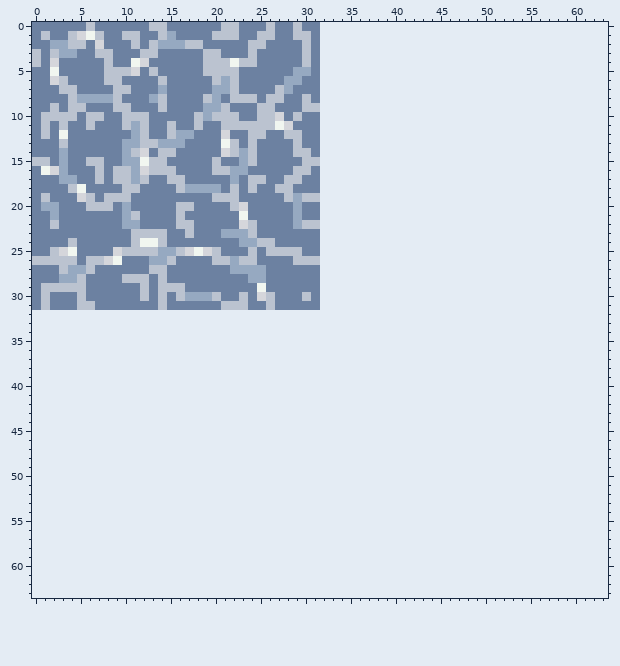
A pixel-art sprite gets an edit: assets/sprites/terrain/ocean.png. Above, as it was before the edit.
The file is 32x32 pixels. Colours within 5 levels of each other are drawn and written as one. The old version is drawn lined up with the new one, on the new canvas.
After:
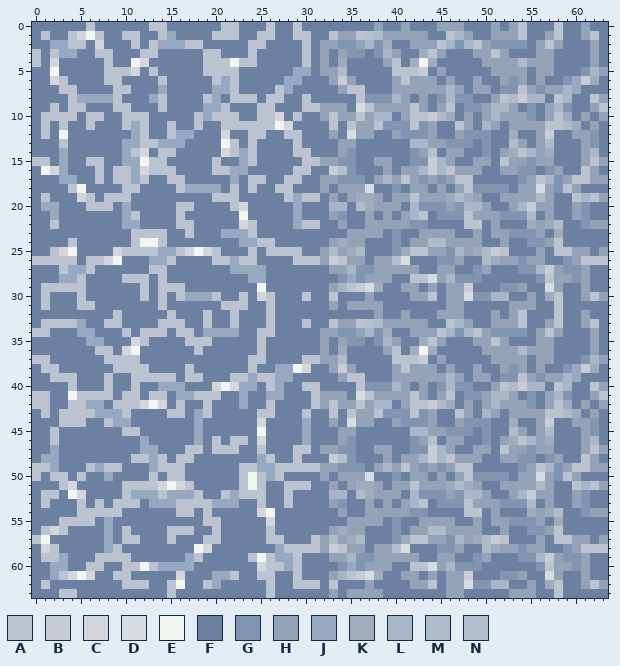
Palette (. is transparent): A #bbc3d0  B #c8ccd6  C #d5d6db  D #d6dce0  E #f1f6f0  F #6c81a1  G #8195b1  H #94a2b8  J #96a9c1  K #a1abbe  L #a8b6c9  M #aebcc9  N #b5c0ce
Commit: Add animated ocean tile
The exact change:
canvas 32x32 -> 64x64
Changed rows in their new state; - is an unchanged pixel.
first column x 0:
 0 --------------------------------FFFFFFHFFHFFFHHHFFFHFHAFFFAFFHFF
 1 --------------------------------FAHHANMHHHHHFFALHFFHHHAFFHAFFHAF
 2 --------------------------------HHGGHLGKFFHHHALGLAHGGGGFHAHFFFHF
 3 --------------------------------HFHGGFGLHFFKAHFFFHHAHFFFHHFFFFHF
 4 --------------------------------HFKFFFFHAFKEKFFFFFHHHHMHHHFFFFHF
 5 --------------------------------HHMFFFFFAAABFHFFFFFHHHHFHHFFFGLH
 6 --------------------------------FHBHFFFFHAHHHFHFFHFFHGHFHFFGJBKF
 7 --------------------------------FFHAAFFFHHHHHHLHFHHFGGAHGHHLJFFF
 8 --------------------------------FFFFAGGGLHFHFGLGGFFHAMBLLFALFFAH
 9 --------------------------------HHHFDAHHHHAHFHAFGGHLLHFGFHLGFFHA
10 --------------------------------HAHHAHLLFHAABMKFHFHLHHHGFHAKFHFH
11 --------------------------------FAFAHHAGGGAGHFFAHFLHFHHHHAAMKFHF
12 --------------------------------FHFDHHFFHGGGHFFHGGGFFKFFHBFFHHGF
13 --------------------------------FFHHFFFFFFLLHHGGGFGFFMHFHMFFFHGF
14 --------------------------------FFHGFFFFFFGHNFHHFFGFHKALHKFFFHLF
15 --------------------------------HHGGFFHHFFGGBLHFFHHFAHHGHHFFFHAH
16 --------------------------------FBNGFFFHFHHLBLAHHHFFHHGGFGHFFAHF
17 --------------------------------HHGGGFHLHAHGHGHAAFFFFFGHALGHAAHH
18 --------------------------------HFHHHDFFGFHHFHFHAGGGGFHHDHGAHFFF
19 --------------------------------FHFHKKHFHHAHHHKMKHFFHHHHMHFFALAH
20 --------------------------------FLLFMKHHHFLGGGHGLLHFFHLBHHFFHGFF
21 --------------------------------FHGFFHFHFHLAFGGGAHHHGGGMFHFFHGFF
22 --------------------------------FFHFFHHHHHGGFFFFAAFHFFFKHKMFFGHH
23 --------------------------------FFFHHHHFGFFHHHHFFHFHHGGGHFKFFFFF
24 --------------------------------FHKHHFFFGFHHMMHHHHFFHFFGGHAFFFFF
25 --------------------------------HMHKMFFFGKAAHHGLHKMBAFFFHFAAHHFH
26 --------------------------------HBAHHFHHNDFFFGGHFFMKHHGHHFFGHAAA
27 --------------------------------FHHLGGHHHHHFFHHFFGHFFFGGLBHGGHFF
28 --------------------------------FFGJGHHHFFAADHLGGGFFFFFFGAHHGHFF
29 --------------------------------FHLABDKFFHHFHFHHBFFFGGHFFDHFFHFF
30 --------------------------------FAFFFHFFFFHHAFHHDGGLLFFHFKAFFHAH
31 --------------------------------FHFHHHHFFFFFFFHHFFFFFHHHFFAFFFFF
32 FFFFFFFFFAFFFFFAFFFAFFAFFFAFFFFFFFFFFFHFFHFFFHHHFFFHFHAFFFAFFHFF
33 FAAAAJFFAAFFFFAAAFFAFFAFFFAFFFAFFAHHANMHHHHHFFALHFFHHHAFFHAFFHAF
34 AAFFFJJFFFAFAAAFAAFJJJJFFAAFFFFFHHGGHLGKFFHHHALGLAHGGGGFHAHFFFHF
35 FFFFFFJJFFFCAFFFFAAAFFFFFAFFFFFFHFHGGFGLHFFKAHFFFHHAHFFFHHFFFFHF
36 FFFFFFFAAFCEFFFFFFAFFFFFFAFFFFFFHFKFFFFHAFKEKFFFFFHHHHMHHHFFFFHF
37 AAFFFFFFAAAAFFFFFFFFFFFFAAFFFFAAHHMFFFFFAAABFHFFFFFHHHHFHHFFFGLH
38 FAAFFFFFFAAAAFFFFAFFFFFFAFFJJECFFHBHFFFFHAHHHFHFFHFFHGHFHFFGJBKF
39 FFAAAFFFAFFAAAAAFAAFFFAAJAAJJFFFFFHAAFFFHHHHHHLHFHHFGGAHGHHLJFFF
40 FFFFAFFFAFFAFFJJJFFFCECJJFAJFFAAFFFFAGGGLHFHFGLGGFFHAMBLLFALFFAH
41 AAFFEAAAAFAAFAAFJJAAAFFJFFJJFFFAHHHFDAHHHHAHFHAFGGHLLHFGFHLGFFHA
42 AAFFAAJJFAAACECFAFFAFFFJFFAFFFFAHAHHAHLLFHAABMKFHFHLHHHGFHAKFHFH
43 FAFAAAAJJJAFFFFAAFJAFFFFFAAFFFAFFAFAHHAGGGAGHFFAHFLHFHHHHAAMKFHF
44 FFFAAAFFAJJFFFFFFFJFFFFFFCFFFFJFFHFDHHFFHGGGHFFHGGGFFKFFHBFFHHGF
45 FFAFFFFFFFAAFFFFFFJFFFFFFEFFFFJFFFHHFFFFFFLLHHGGGFGFFMHFHMFFFHGF
46 FFAFFFFFFFFFJFFFFFJFAFAAFCFFFFJFFFHGFFFFFFGHNFHHFFGFHKALHKFFFHLF
47 FFJFFFFFFFFFJJFFFAAFAAAFFAFFFAAFHHGGFFHHFFGGBLHFFHHFAHHGHHFFFHAH
48 FJJFFFFFFFFAAJAFAAFFFFFFFJAFFAFFFBNGFFFHFHHLBLAHHHFFHHGGFGHFFAHF
49 AAJFFFAJAAFFFJAAAFFFFFFAAJJAAAAAHHGGGFHLHAHGHGHAAFFFFFGHALGHAAHH
50 AFAAFAFFJFFFFAFAAFFFFFFAEAJAFFFFHFHHHDFFGFHHFHFHAGGGGFHHDHGAHFFF
51 FFFACFFFFFAAAACECAFFFFFAEAFFAAAFFHFHKKHFHHAHHHKMKHFFHHHHMHFFALAH
52 FAAFECFFFFAJJJAJJJAFFAJAAAFFAFFFFLLFMKHHHFLGGGHGLLHFFHLBHHFFHGFF
53 FAFFFAFAFAAAFJJJAAAAJJJFFAFFAFFFFHGFFHFHFHLAFGGGAHHHGGGMFHFFHGFF
54 FFFFFAAAAAFFFFFFAAFAFFFFFCEFFFFFFFHFFHHHHHGGFFFFAAFHFFFKHKMFFGHH
55 FFFAAAAFJFFFFFFFFFFAAFFFFFCFFFFFFFFHHHHFGFFHHHHFFHFHHGGGHFKFFFFF
56 FACAFFFFJFAFFFFAAAFFAFFFFFAFFFFFFHKHHFFFGFHHMMHHHHFFHFFGGHAFFFFF
57 AEFFFFFFJFAAFFFAFFFAAFFFFFAAFFFAHMHKMFFFGKAAHHGLHKMBAFFFHFAAHHFH
58 FCAFFFFFJAFFFFFFFFECFFFFFFFJAAAAHBAHHFHHNDFFFGGHFFMKHHGHHFFGHAAA
59 FAAJFFFAAAAFFFFFFJAFFFFFAEAJJAFFFHHLGGHHHHHFFHHFFGHFFFGGLBHGGHFF
60 FFJJFFAAFFAAEAJJJJFFFFFFFCAAJAFFFFGJGHHHFFAADHLGGGFFFFFFGAHHGHFF
61 FFJACECFFAAFFFFFCFFFJJAFFAAFFAFFFHLABDKFFHHFHFHHBFFFGGHFFDHFFHFF
62 FAFFFFFFFFAAAFFAEFFAJFFFFFAFFAAAFAFFFHFFFFHHAFHHDGGLLFFHFKAFFHAH
63 FFFAAFFFFFFFFFFAFFFFFFFFFFAFFFFFFHFHHHHFFFFFFFHHFFFFFHHHFFAFFFFF
